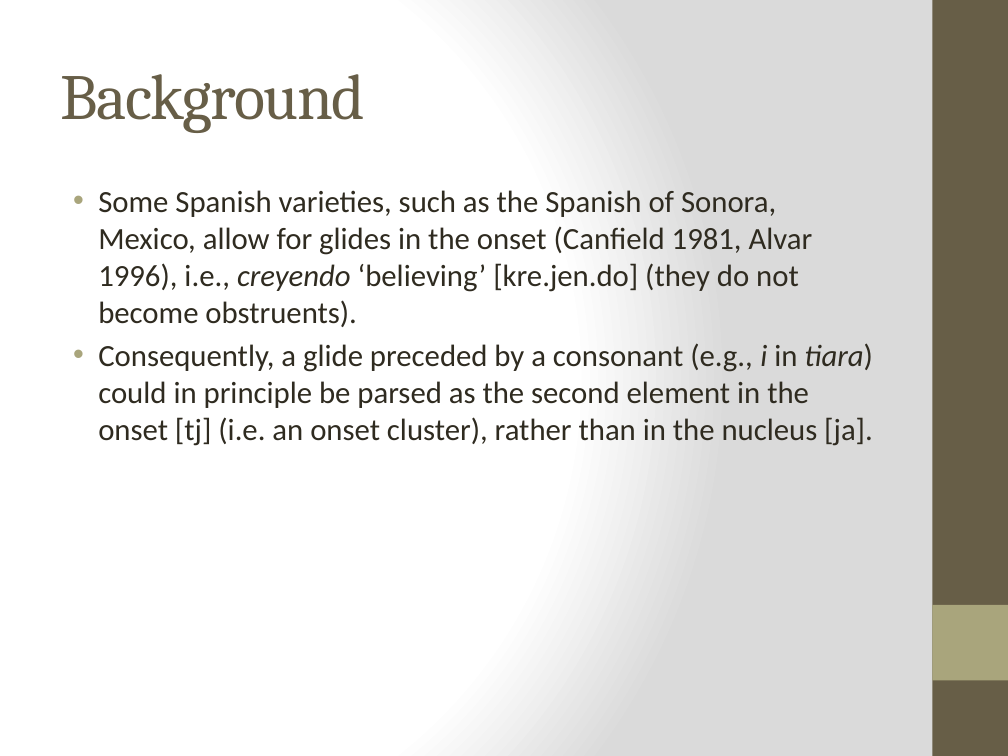
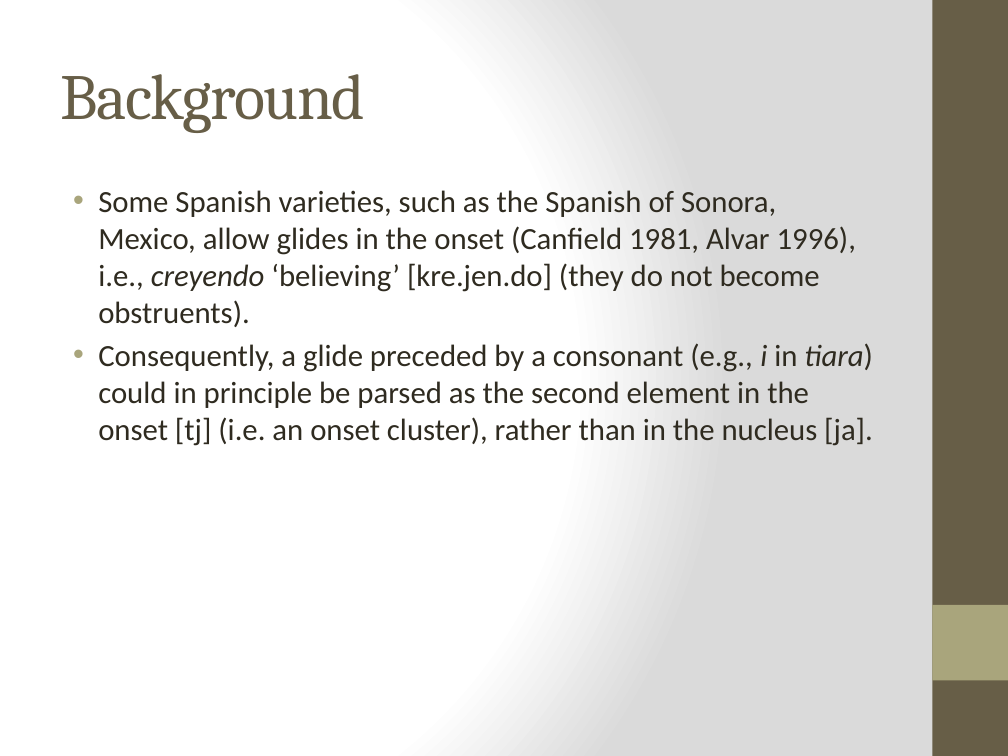
Before and after one commit to jvcasillas/glide_affiliation, a slide deck: slide 6 of Colina, Casillas & Díaz HLS 2018.pptx (slide 7 before the commit). Drawn at 1008x756 pixels with LibreOffice and Linux fonts; fonts in the diff are those of the drawing. Boxes give left, top, right and bottom in pixels: in the first picture for what was removed or moved away, otherwise in the second. Text is boxed around its words. In the diff, an @@ line names an element or a change of style, - is before the commit and + after.

```diff
--- a/Colina, Casillas & Díaz HLS 2018.pptx
+++ b/Colina, Casillas & Díaz HLS 2018.pptx
@@ text at (98,190,856,327): text changed @@
-• Some Spanish varieties, such as the Spanish of Sonora, Mexico, allow for glides in the onset (Canfield 1981, Alvar 1996), i.e., creyendo ‘believing’ [kre.jen.do] (they do not become obstruents).
+• Some Spanish varieties, such as the Spanish of Sonora, Mexico, allow glides in the onset (Canfield 1981, Alvar 1996), i.e., creyendo ‘believing’ [kre.jen.do] (they do not become obstruents).
```
Also in this commit, not shown: 4 other slides changed, 15 slides added, 1 slide removed.
